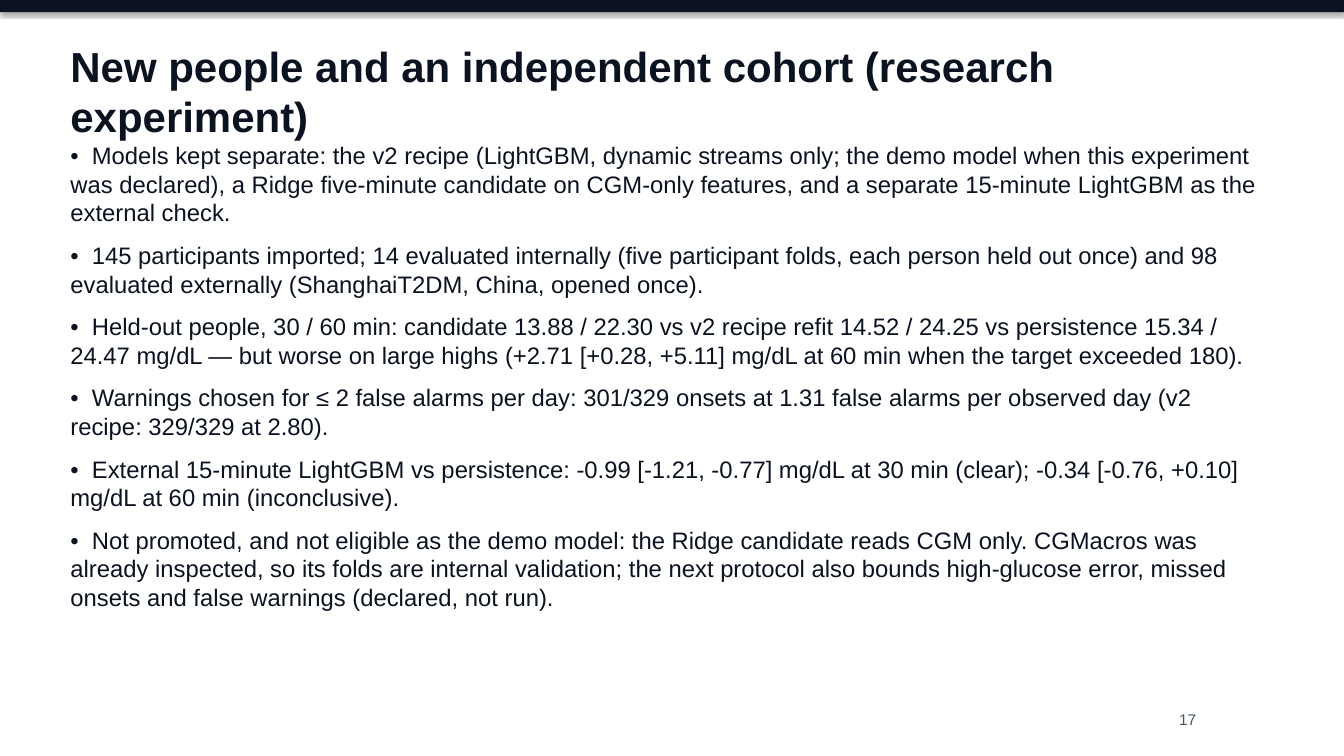
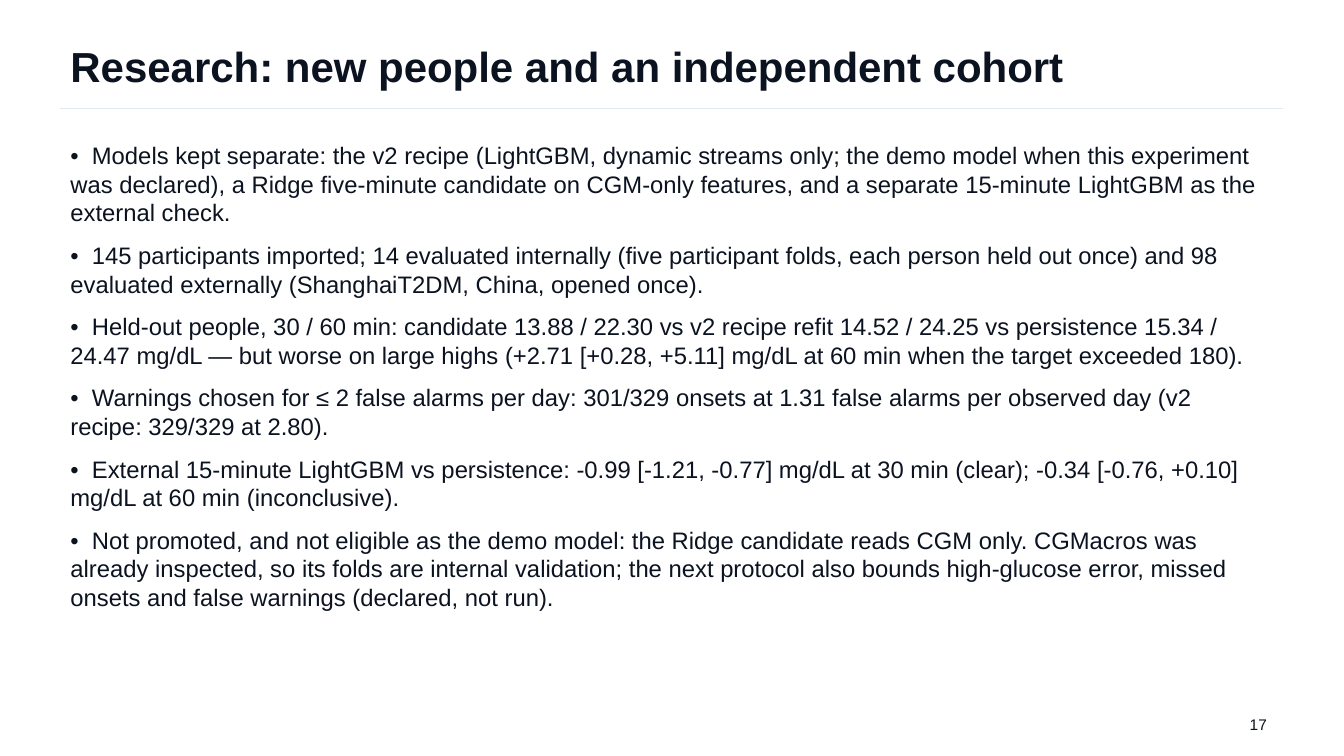
Before and after one commit to Avi36005/DigitalTwin-Challenge-Kryptonite, a slide deck: slide 17 of docs/submission/GlucoTwin_Presentation.pptx. Drawn at 1344x756 pixels with LibreOffice and Linux fonts; fonts in the diff are those of the drawing. Boxes give left, top, right and bottom in pixels: in the first picture for what was removed or moved away, otherwise in the second. Text is boxed around its words. In the diff, an @@ line names an element or a change of style, - is before the commit and + after.

```diff
--- a/docs/submission/GlucoTwin_Presentation.pptx
+++ b/docs/submission/GlucoTwin_Presentation.pptx
@@ rectangle removed at <box>0,0,1344,12</box> @@
@@ text at <box>70,51,1063,90</box>: text changed @@
-New people and an independent cohort (research experiment)
+Research: new people and an independent cohort
@@ line added from (60, 109) to (1284, 109), #E3E8EF 0.75 pt @@
@@ text "17": place and size @@
-text "17" at <box>1179,714,1196,725</box>
+text "17" at <box>1250,719,1267,730</box>
@@ text "17" at <box>1250,719,1267,730</box>: text colour #475569 to #0B1220 @@
```
Also in this commit, not shown: 19 other slides changed, 1 slide added, 1 slide removed, 7 other files.
